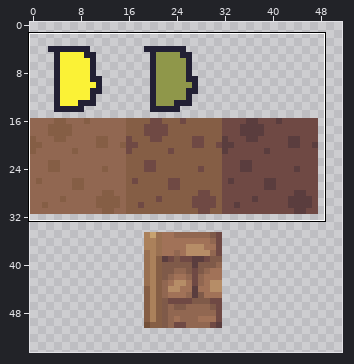
Pixel-art file, stored at gfx/tiles.aseprite. The picture above shows the old version from afar; the outline marks the close-up.
Close-up. First the earlier version:
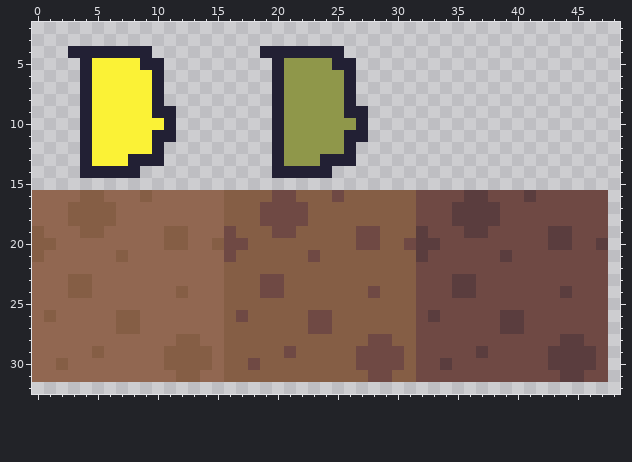
256x256 pixels, 1 frame. Shown: x 0..48, y 2..32. The wide view leaves out empty margins.
The same view after the edit:
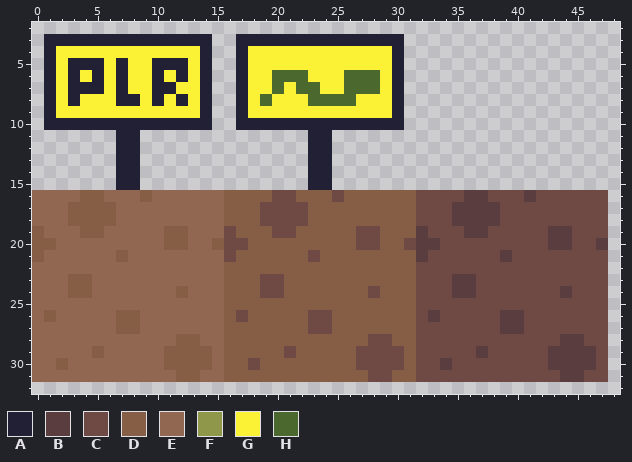
Palette (. is transparent): A #222034  B #5a3d3e  C #6f4944  D #855e45  E #916751  F #8f974a  G #fbf236  H #4b692f
Changes in this commit:
Changed rows in their new state; - is an unchanged pixel.
first column x 1:
 3 AAAAAAAAAAAAAA--AAAAAAAAAAAAAA
 4 AGGGGGGGGGGGGA--AGGGGGGGGGGGGA
 5 AGA-A-A-G-AAGA--AGGGGGGGGGGGGA
 6 AGAGA-A---GAGA--AGGHHHGGGHHHGA
 7 AGA-A-A---AGGA--AGGHGHHGGHHHGA
 8 AGAG--AA--GAGA--AGHGGGHHHHGGGA
 9 AGGG-----GGGGA--AGGGGGGGGGGGGA
10 AAA-AAAAAA-AAA--AAA-AAAAAA-AAA
11 ---...AA...--------...AA...---
12 ---...AA..---------...AA..----
13 ---...A-..---------...A-..----
14 ---...-------------...--------
15 ------AA--------------AA------
